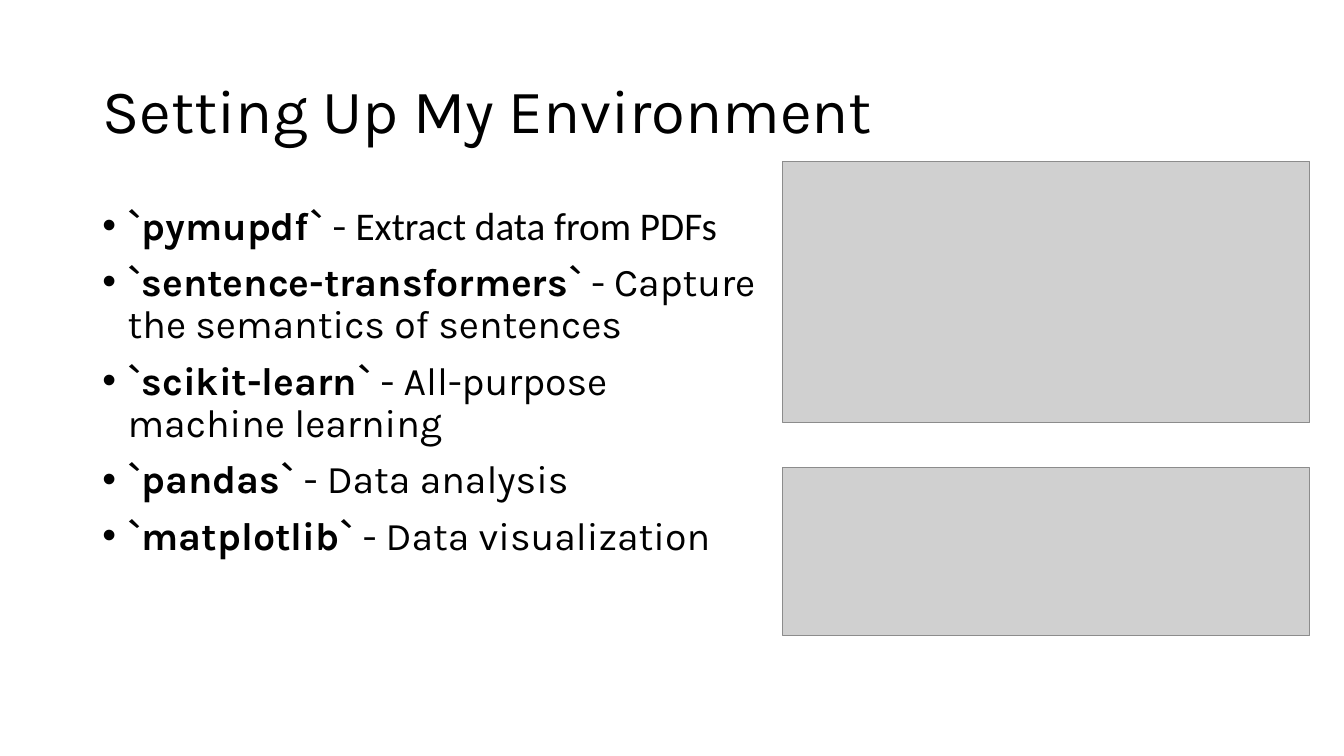
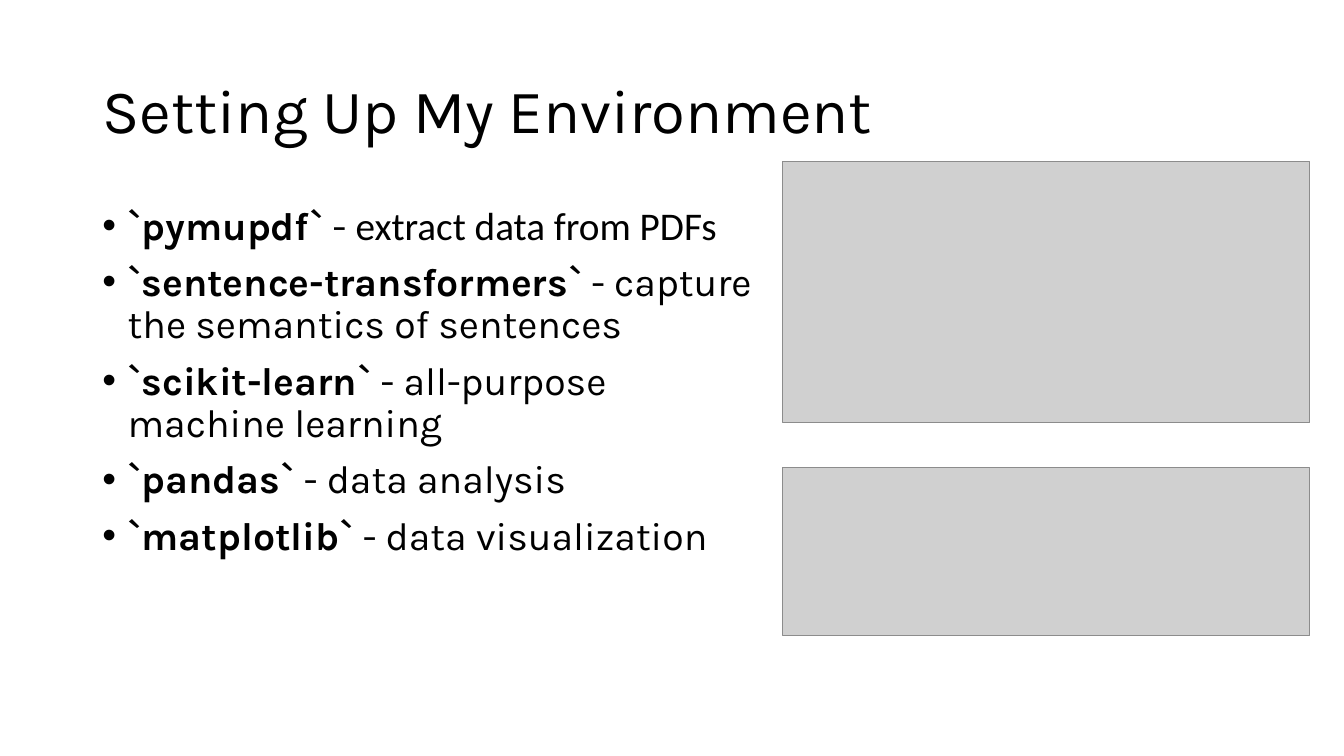
Before and after one commit to henryroeth/research-paper-organizer, a slide deck: slide 3 of docs/Progress_Report_1_HKR.pptx. Drawn at 1344x756 pixels with LibreOffice and Linux fonts; fonts in the diff are those of the drawing; grey boxes stand for pictures. Boxes give left, top, right and bottom in pixels: in the first picture for what was removed or moved away, otherwise in the second. Text is boxed around its words. In the diff, an @@ line names an element or a change of style, - is before the commit and + after.

```diff
--- a/docs/Progress_Report_1_HKR.pptx
+++ b/docs/Progress_Report_1_HKR.pptx
@@ text at box(128, 209, 751, 560): text changed @@
-• `pymupdf` - Extract data from PDFs
-• `sentence-transformers` - Capture the semantics of sentences
-• `scikit-learn` - All-purpose machine learning
-• `pandas` - Data analysis
-• `matplotlib` - Data visualization
+• `pymupdf` - extract data from PDFs
+• `sentence-transformers` - capture the semantics of sentences
+• `scikit-learn` - all-purpose machine learning
+• `pandas` - data analysis
+• `matplotlib` - data visualization
```
Also in this commit, not shown: 2 other slides changed, 2 other files.
